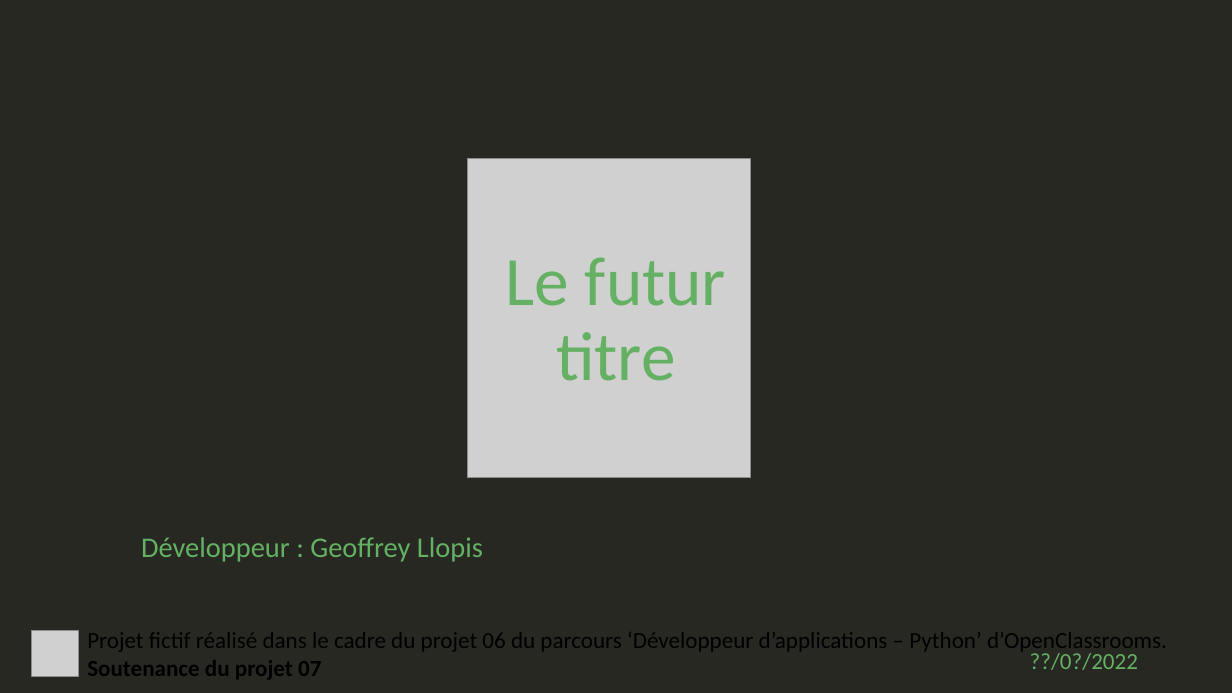
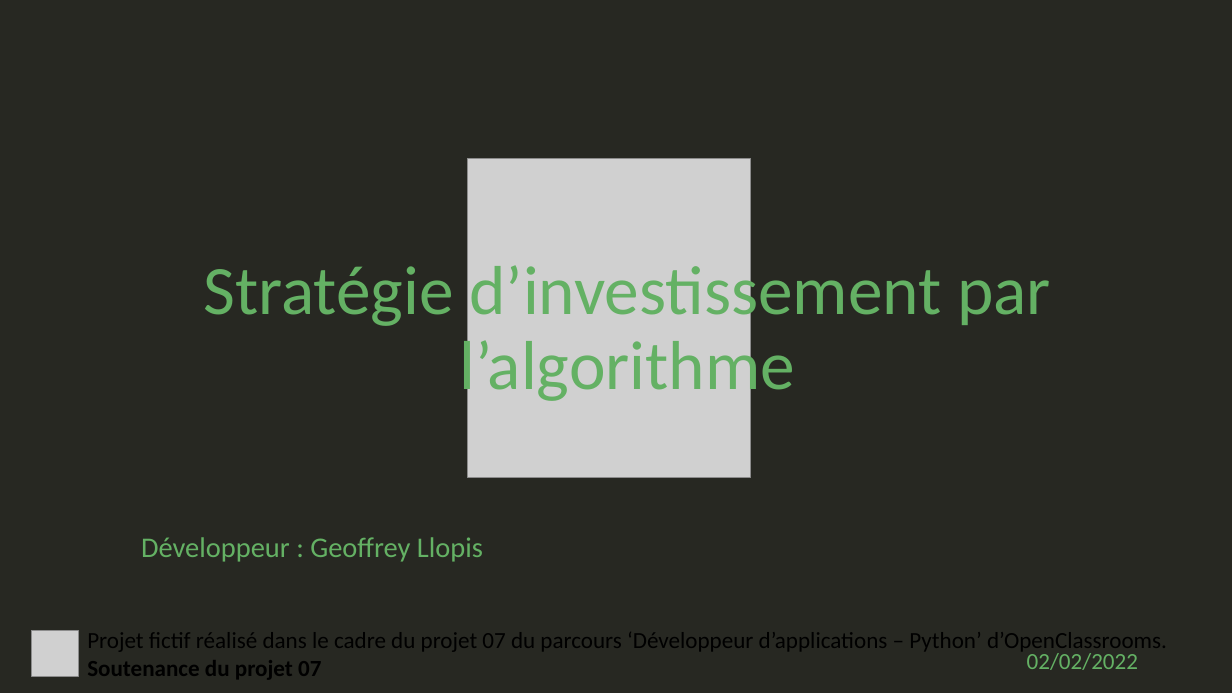
Before and after one commit to geoffrey-ll/OC_P07_Algorithmique, a slide deck: slide 1 of p07_slide.pptx. Drawn at 1232x693 pixels with LibreOffice and Linux fonts; fonts in the diff are those of the drawing; grey boxes stand for pictures. Boxes give left, top, right and bottom in pixels: in the first picture for what was removed or moved away, otherwise in the second. Text is boxed around its words. In the diff, an @@ line names an element or a change of style, - is before the commit and + after.

```diff
--- a/p07_slide.pptx
+++ b/p07_slide.pptx
@@ title at [203, 256, 1051, 406]: text changed @@
-Le futur
-titre
+Stratégie d’investissement par l’algorithme
@@ text at [87, 626, 1167, 654]: text changed @@
-Projet fictif réalisé dans le cadre du projet 06 du parcours ‘Développeur d’applications – Python’ d’OpenClassrooms.
+Projet fictif réalisé dans le cadre du projet 07 du parcours ‘Développeur d’applications – Python’ d’OpenClassrooms.
@@ text at [1027, 653, 1138, 670]: text changed @@
-??/0?/2022
+02/02/2022
```
Also in this commit, not shown: 5 other slides changed, 11 slides added, 7 slides removed, 7 other files.
